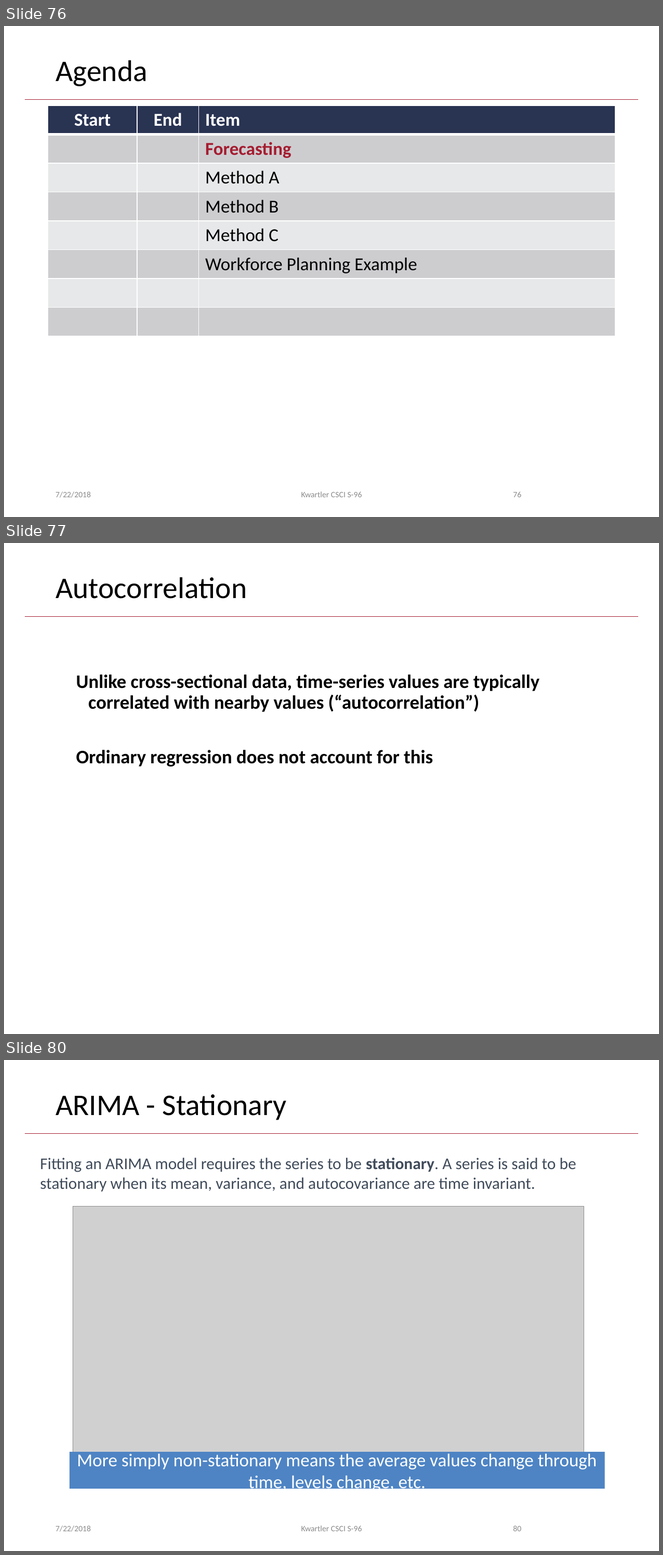
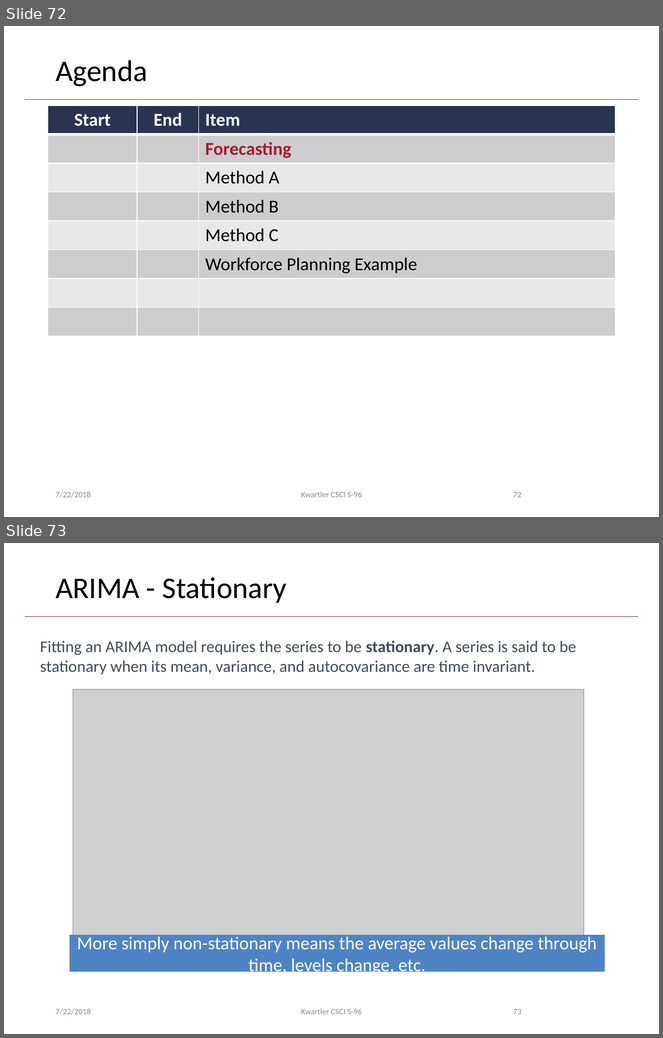
Before and after one commit to anhnguyendepocen/HarvardSummerStudent2018, a slide deck: lessons/5_July 23-Forecasting/Day5 July 23_Revised.pptx. Shown one above the other, each under a label of ours: slides 76, 77 and 80 before the commit, slides 72 and 73 after it; the slides between them are not shown. The pictures are 663x1555 and 663x1038 pixels, drawn with LibreOffice and Linux fonts; fonts in the diff are those of the drawing; grey boxes stand for pictures; background and template pictures are left out. Boxes give left, top, right and bottom in pixels: in the first picture for what was removed or moved away, otherwise in the second. Text is boxed around its words. In the diff, an @@ line names an element or a change of style, - is before the commit and + after.

```diff
--- a/lessons/5_July 23-Forecasting/Day5 July 23_Revised.pptx
+++ b/lessons/5_July 23-Forecasting/Day5 July 23_Revised.pptx
@@ slide 77 removed at (x1=4, y1=543, x2=659, y2=1034), background #FFFFFF; not listed: 1 template element that a slide beside it also shows @@
@@ title removed at (x1=55, y1=577, x2=247, y2=599) @@
-Autocorrelation
@@ text removed at (x1=76, y1=675, x2=540, y2=767) @@
-Unlike cross-sectional data, time-series values are typically correlated with nearby values (“autocorrelation”)
-Ordinary regression does not account for this
@@ what was slide 76 is now slide 72 @@
@@ page number at (x1=513, y1=492, x2=521, y2=498): text changed @@
-76
+72
@@ what was slide 80 is now slide 73 @@
@@ page number at (x1=513, y1=1009, x2=521, y2=1015): text changed @@
-80
+73
```
Also in this commit, not shown: 5 slides changed, 1 slide added, 6 other slides removed.
